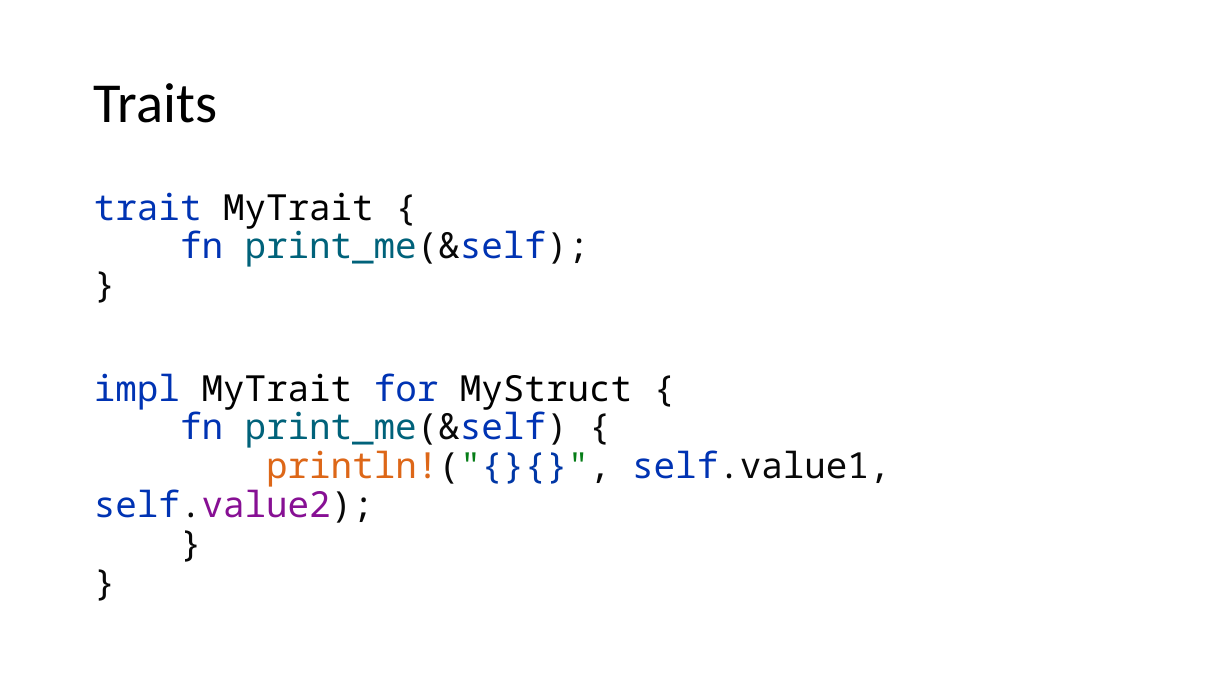
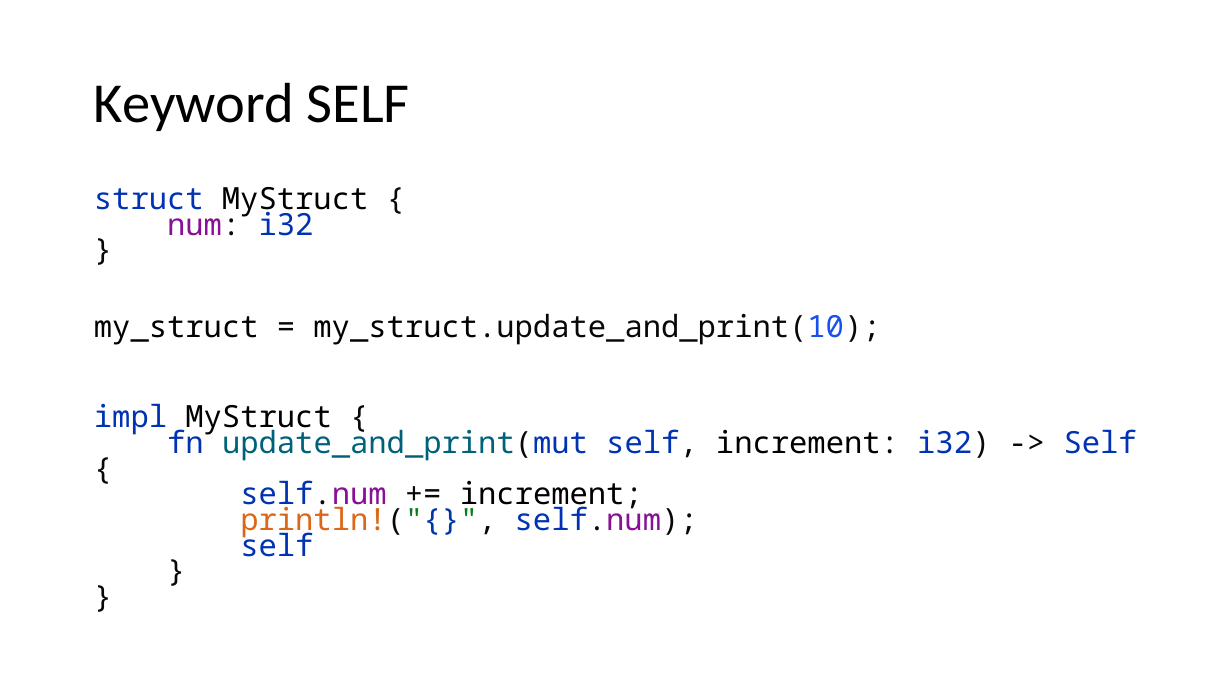
Before and after one commit to kugushev/course-rust-basics, a slide deck: slide 18 of pres/02-BuildingBlocks.pptx (slide 23 before the commit). Drawn at 1232x693 pixels with LibreOffice and Linux fonts; fonts in the diff are those of the drawing. Boxes give left, top, right and bottom in pixels: in the first picture for what was removed or moved away, otherwise in the second. Text is boxed around its words. In the diff, an @@ line names an element or a change of style, - is before the commit and + after.

```diff
--- a/pres/02-BuildingBlocks.pptx
+++ b/pres/02-BuildingBlocks.pptx
@@ title at [94,82,410,131]: text changed @@
-Traits
+Keyword SELF
@@ text at [94,187,1137,557]: text changed; size 28 to 23.8 pt; text colour #0033B3 to #000000 @@
-trait MyTrait {
-fn print_me(&self);
-}
-impl MyTrait for MyStruct {
-fn print_me(&self) {
-println!("{}{}", self.value1, self.value2);
-}
-}
+struct MyStruct {
+num: i32
+}
+my_struct = my_struct.update_and_print(10);
+impl MyStruct {
+fn update_and_print(mut self, increment: i32) -> Self {
+self.num += increment;
+println!("{}", self.num);
+self
+}
+}
```
Also in this commit, not shown: 8 other slides changed, 16 slides added, 5 slides removed, 4 other files.
